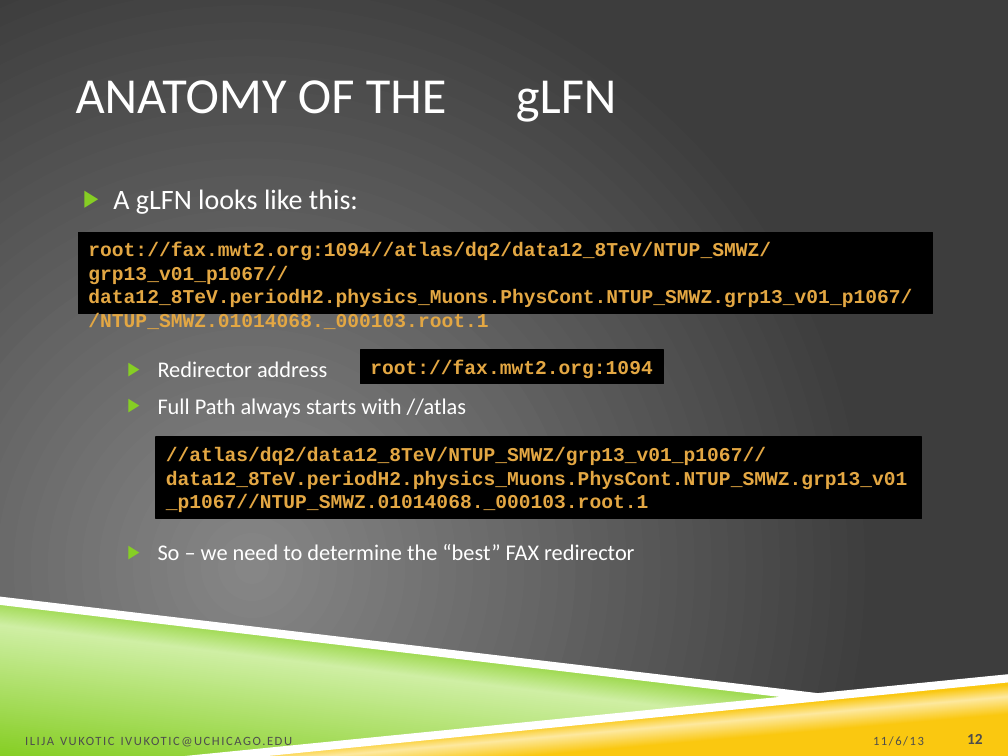
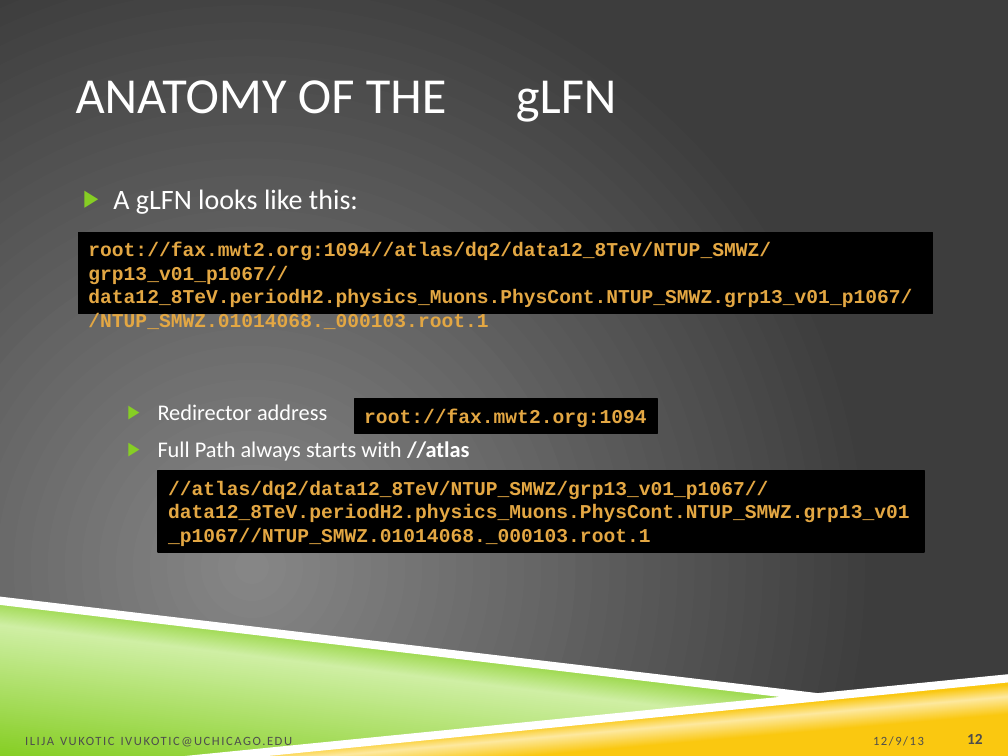
Before and after one commit to ivukotic/FAX, a slide deck: slide 12 of Tutorial/Tutorial.pptx. Drawn at 1008x756 pixels with LibreOffice and Linux fonts; fonts in the diff are those of the drawing; background and template pictures are left out. Boxes give left, top, right and bottom in pixels: in the first picture for what was removed or moved away, otherwise in the second. Text is boxed around its words. In the diff, an @@ line names an element or a change of style, - is before the commit and + after.

```diff
--- a/Tutorial/Tutorial.pptx
+++ b/Tutorial/Tutorial.pptx
@@ rectangle "root://fax.mwt2.org:1094": place and size @@
-rectangle "root://fax.mwt2.org:1094" at (361, 350, 664, 384)
+rectangle "root://fax.mwt2.org:1094" at (355, 399, 658, 433)
@@ text at (158, 441, 470, 461): bold on in "//atlas" @@
@@ rectangle "//atlas/dq2/data12_8TeV/NTUP_SMWZ/grp13_v01_p1067//data12_8T ...": place and size @@
-rectangle "//atlas/dq2/data12_8TeV/NTUP_SMWZ/grp13_v01_p1067//data12_8T ..." at (156, 437, 922, 519)
+rectangle "//atlas/dq2/data12_8TeV/NTUP_SMWZ/grp13_v01_p1067//data12_8T ..." at (158, 471, 924, 552)
@@ text at (158, 544, 634, 560): paragraph removed @@
-  ▶ So – we need to determine the “best” FAX redirector
@@ text at (873, 736, 924, 746): text changed @@
-11/6/13
+12/9/13
```
Also in this commit, not shown: 28 other slides changed.
